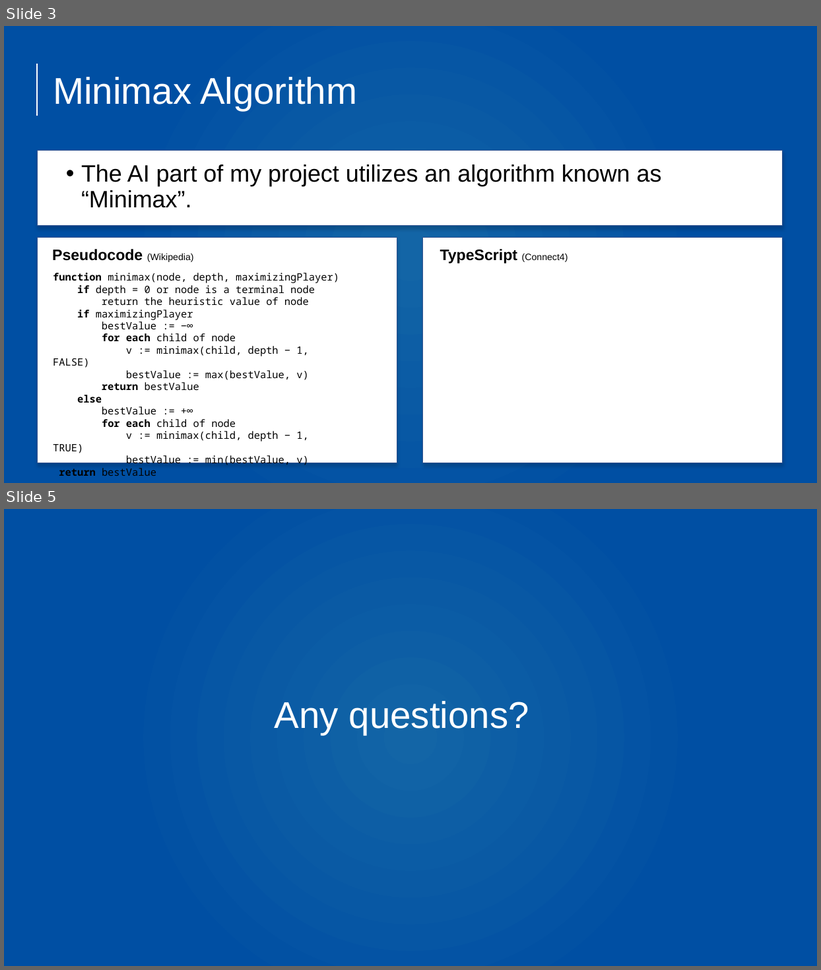
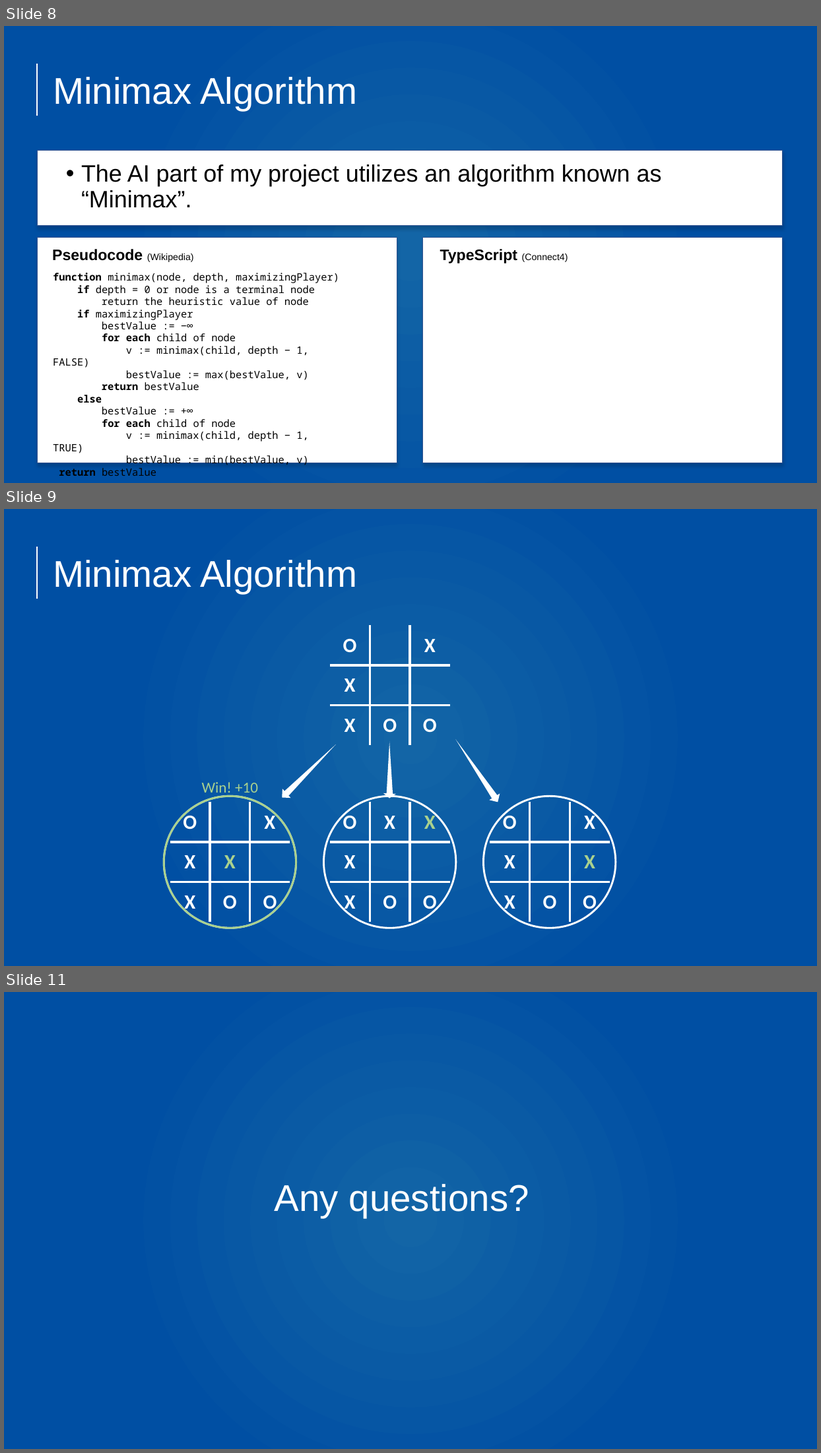
Before and after one commit to ben-pearce/connect-four, a slide deck: final/presentation.pptx. Shown one above the other, each under a label of ours: slides 3 and 5 before the commit, slides 8, 9 and 11 after it; the slides between them are not shown. The pictures are 821x970 and 821x1453 pixels, drawn with LibreOffice and Linux fonts; fonts in the diff are those of the drawing. Boxes give left, top, right and bottom in pixels: in the first picture for what was removed or moved away, otherwise in the second. Text is boxed around its words. In the diff, an @@ line names an element or a change of style, - is before the commit and + after.

```diff
--- a/final/presentation.pptx
+++ b/final/presentation.pptx
@@ slide 9 added at (4,509,817,966), background gradient #1365A6 to #004FA3 @@
@@ line added from (37, 547) to (37, 599), #FFFFFF 2 pt @@
@@ title added at (53,560,357,593), 44 pt, text #FFFFFF @@
+Minimax Algorithm
@@ table added at (330,626,451,746), 3 rows, 3 columns @@
+O |  | X
+X |  | 
+X | O | O
@@ freeform shape added at (278,743,343,803), fill #FFFFFF @@
@@ freeform shape added at (383,742,399,799), fill #FFFFFF @@
@@ freeform shape added at (453,735,504,805), fill #FFFFFF @@
@@ text added at (202,782,258,797), 18 pt, text #A9D18E @@
+Win! +10
@@ ellipse added at (164,796,296,928), outline #FFFFFF 2.25 pt @@
@@ ellipse added at (164,796,296,928), outline #A9D18E 2.25 pt @@
@@ table added at (170,803,290,923), 3 rows, 3 columns @@
+O |  | X
+X | X | 
+X | O | O
@@ ellipse added at (323,796,456,928), outline #FFFFFF 2.25 pt @@
@@ table added at (330,803,451,923), 3 rows, 3 columns @@
+O | X | X
+X |  | 
+X | O | O
@@ ellipse added at (483,796,616,928), outline #FFFFFF 2.25 pt @@
@@ table added at (490,803,611,923), 3 rows, 3 columns @@
+O |  | X
+X |  | X
+X | O | O
@@ what was slide 3 is now slide 8 @@
@@ what was slide 5 is now slide 11 @@
```
Also in this commit, not shown: 1 slide changed, 5 other slides added.
